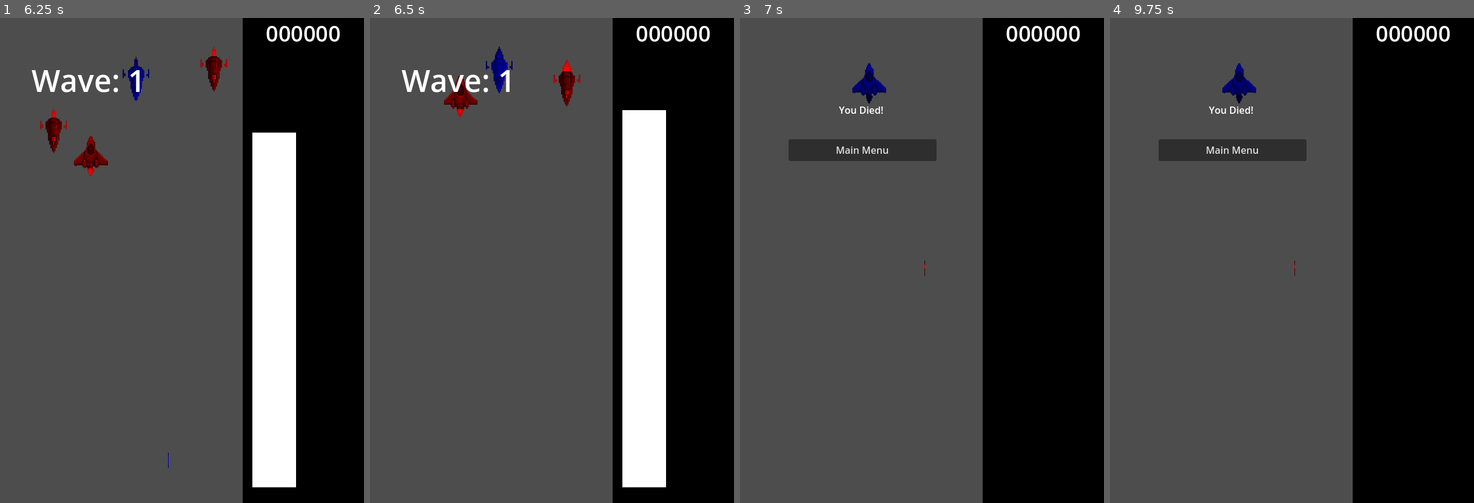
Above: before the commit, frames 1-4 (left to right).
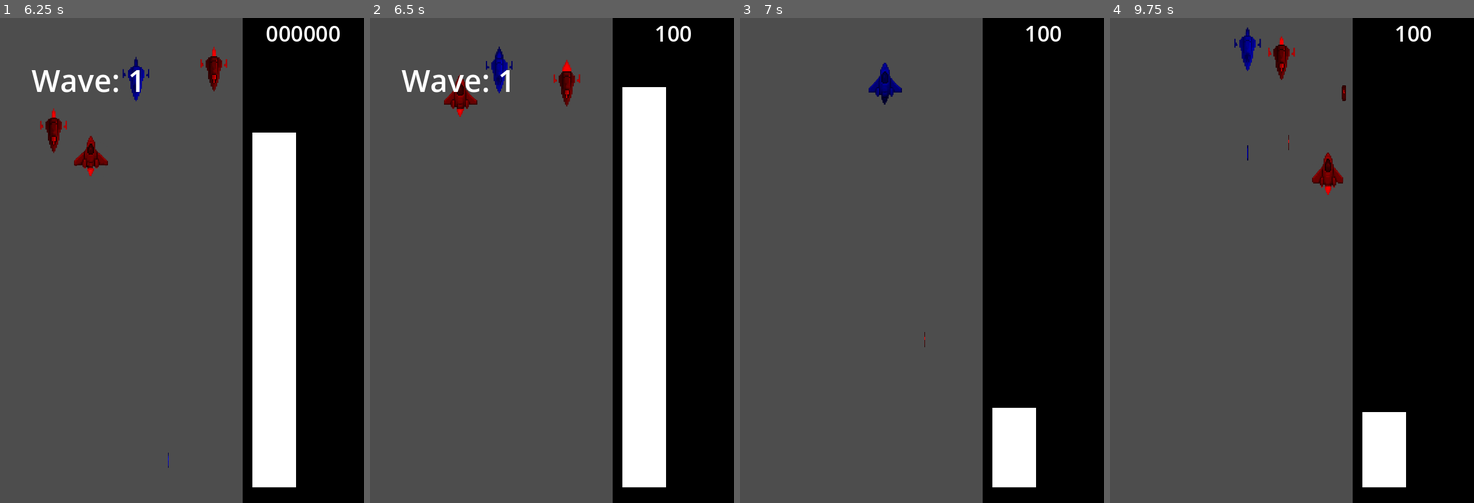
Above: after the commit, the same moments.

Repository: parkernalch/wave-jam
Game: Godot game, scene res://Scenes/Menus/menus.tscn
The game is run twice, just before and just after one commit, with the same random seed, the same clock (stepped at 60 frames per second) and the same inputs. The engine's default icon, where the game draws it, is replaced by a stand-in: a white triangle on a blue panel in a dark square.
Inputs (mouse positions are in pixels of both pictures, inside the frame that each line leads up to):
- Up to frame 1 (6.25 s): click "Play Game" at 0.5 s; move the mouse to (163, 357) at 1.27 s; hold Shift (boost) 1.28-2.03 s; hold W (up) 1.28-2.78 s; move the mouse to (291, 333) at 2.02 s; click (291, 333) at 2.1 s; move the mouse to (72, 187) at 2.77 s; hold Right mouse button (shoot) 2.78-3.53 s; hold A (left) 2.78-4.28 s; move the mouse to (200, 260) at 3.52 s; tap Shift (boost) at 3.6 s; move the mouse to (127, 139) at 4.27 s; hold S (down) 4.28-5.03 s; click (127, 139) at 4.35 s; move the mouse to (262, 236) at 5.02 s; hold D (right) 5.03-5.78 s; right-click (262, 236) at 5.1 s; move the mouse to (109, 284) at 5.77 s; hold W (up) from 5.78 s (still down); hold Shift (boost) from 5.78 s (still down)
- Up to frame 2 (6.5 s): keep holding W (up); keep holding Shift (boost)
- Up to frame 3 (7 s): move the mouse to (958, 153) at 6.52 s; release W (up) at 6.53 s; release Shift (boost) at 6.53 s; hold D (right) from 6.53 s (still down); click (958, 153) at 6.6 s
- Up to frame 4 (9.75 s): move the mouse to (1273, 357) at 7.27 s; hold Right mouse button (shoot) 7.28-8.03 s; move the mouse to (1401, 333) at 8.02 s; tap Shift (boost) at 8.1 s; move the mouse to (1182, 187) at 8.77 s; release D (right) at 8.78 s; hold S (down) 8.78-9.53 s; click (1182, 187) at 8.85 s; move the mouse to (1310, 260) at 9.52 s; hold A (left) from 9.53 s (still down); right-click (1310, 260) at 9.6 s

Frame 1 is identical in both runs. In frame 2, 1.0% of the frame differs, in the area x 69-94%, y 1-19%; in frame 3, 4.8%; in frame 4, 5.4%, in the area x 13-94%, y 1-97%.

Commit message:
Fixed Score

Diff:
--- a/Entities/HoverEnemy/HoverEnemy.gd
+++ b/Entities/HoverEnemy/HoverEnemy.gd
@@ -66,10 +66,10 @@
 	detect_player_collision()
 
 	if (global_position.y > bounds_bottom + 100):
-		destroy(false)
+		destroy(false, false)
 
 	if (health <= 0):
-		destroy(true)
+		destroy(true, true)
 
 func figure8_movement(delta: float) -> void:
 	# Lissajous-style figure-8 movement: x = base_x + A*sin(t), y = base_y + B*sin(2*t)
@@ -108,7 +108,7 @@
 			# narrow-phase: call enemy's hit method or do more precise shape checks
 			if obj.has_method("enemy_collision"):
 				obj.enemy_collision(current_wave_form)
-				destroy(false)
+				destroy(false, true)
 			return
 
 func get_aabb() -> Rect2:
@@ -135,15 +135,17 @@
 		bullet.global_position = bullet_spawn.global_position
 		bullet.shoot(bullet_speed, current_wave_form)
 
-func destroy(spawn_drop) -> void:
+func destroy(spawn_drop, give_points) -> void:
 	# Add animation
 	spatial_hash.remove(self)
 	randomize()
+
+	if give_points:
+		score.add_points(100)
+		signal_bus.enemy_destroyed.emit()
+
 	# 50% chance to drop a powerup
 	if randi() % 5 == 0 && spawn_drop:
-		score.add_points(100)
-
-		signal_bus.enemy_destroyed.emit()
 		var powerup_instance = Powerup.instantiate()
 		if get_parent():
 			get_parent().add_child(powerup_instance)
--- a/Entities/ScrollingEnemy/ScrollingEnemy.gd
+++ b/Entities/ScrollingEnemy/ScrollingEnemy.gd
@@ -59,10 +59,10 @@
 	detect_player_collision()
 
 	if (global_position.y > bounds_bottom + 100):
-		destroy(false)
+		destroy(false, false)
 
 	if (health <= 0):
-		destroy(true)
+		destroy(true, true)
 
 func sine_wave_movement(delta: float) -> void:
 	t += delta
@@ -79,10 +79,7 @@
 	global_position.x = target_x
 
 func on_hit(wave_form, damage, all_waves) -> void:
-
 	if (wave_form == current_wave_form || all_waves):
-		health -= damage
-	if (wave_form == current_wave_form):
 		health -= damage
 
 func detect_player_collision() -> void:
@@ -99,7 +96,7 @@
 			# narrow-phase: call enemy's hit method or do more precise shape checks
 			if obj.has_method("enemy_collision"):
 				obj.enemy_collision(current_wave_form)
-				destroy(false)
+				destroy(false, true)
 			return
 
 
@@ -127,15 +124,17 @@
 		bullet.global_position = bullet_spawn.global_position
 		bullet.shoot(bullet_speed, current_wave_form)
 
-func destroy(spawn_drop) -> void:
+func destroy(spawn_drop, give_points) -> void:
 	# Add animation
 	spatial_hash.remove(self)
 
-	randomize()
-	if randi() % 3 == 0 && spawn_drop:
+	if give_points:
 		score.add_points(100)
 		signal_bus.enemy_destroyed.emit()
 
+
+	randomize()
+	if randi() % 3 == 0 && spawn_drop:
 		var powerup_instance = Powerup.instantiate()
 		if get_parent():
 			get_parent().add_child(powerup_instance)
Not shown, changed: export_presets.cfg
